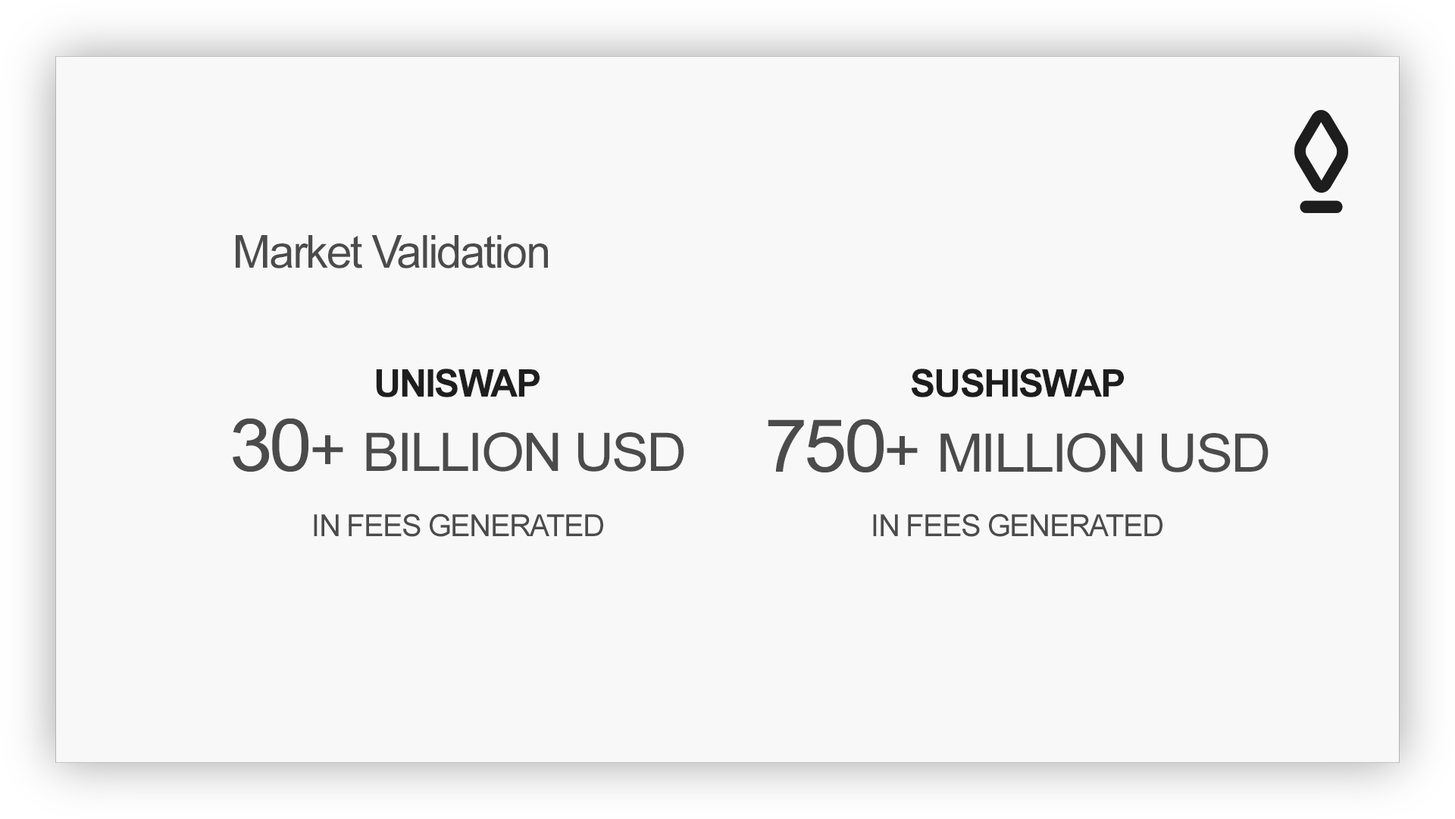
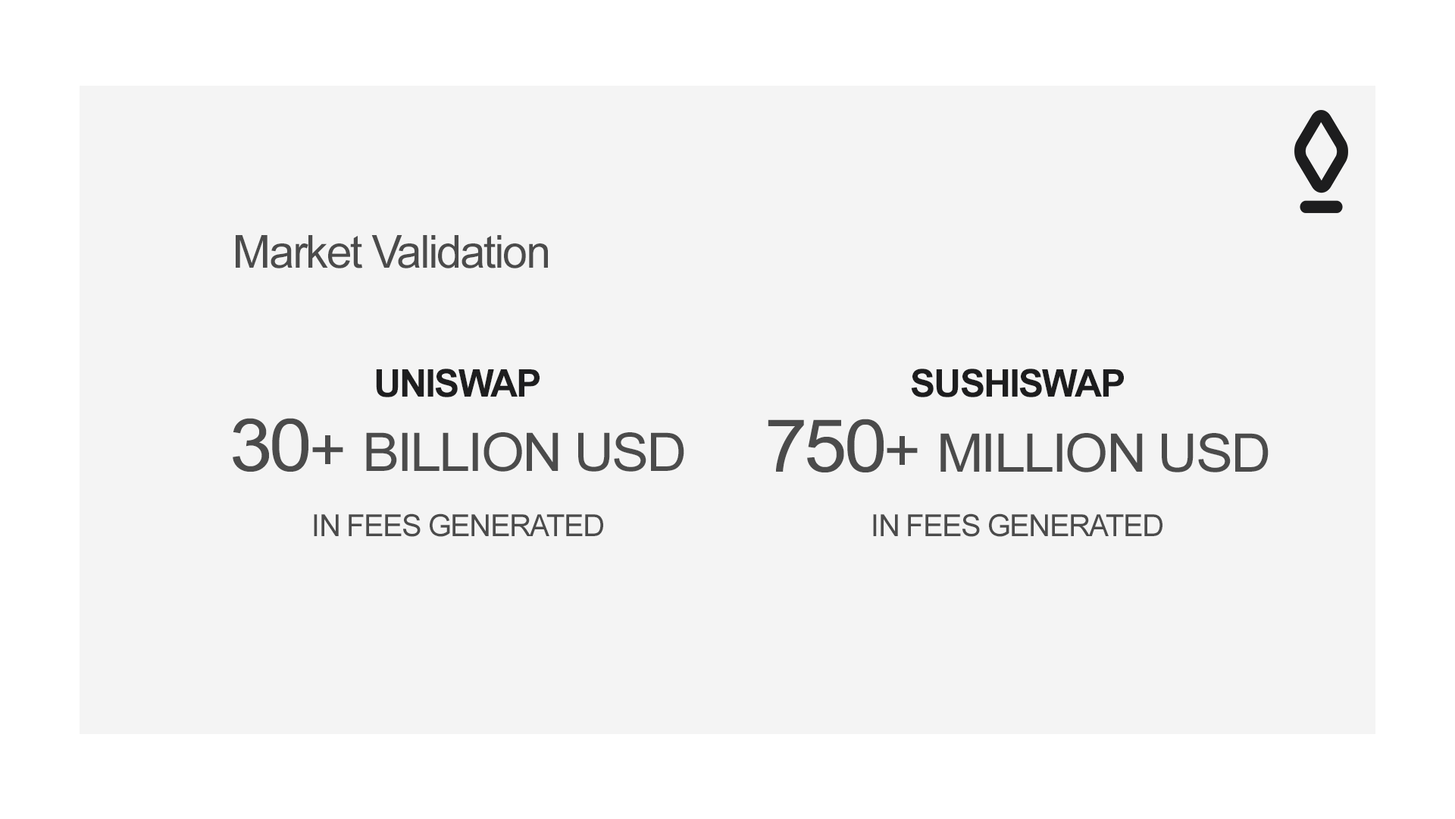
Layers edited between the first and the second 1455px x 819px image:
added layer "Rectangle 2" (56%) above "Rectangle 1" over (x1=79, y1=85, x2=1376, y2=734)
hid "Rectangle 1" over (x1=10, y1=10, x2=1445, y2=809)
